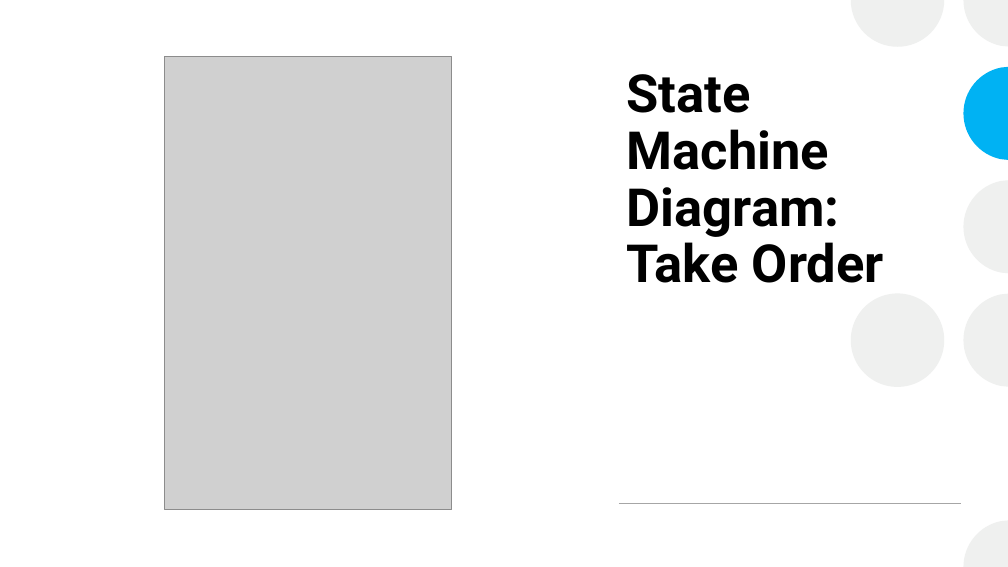
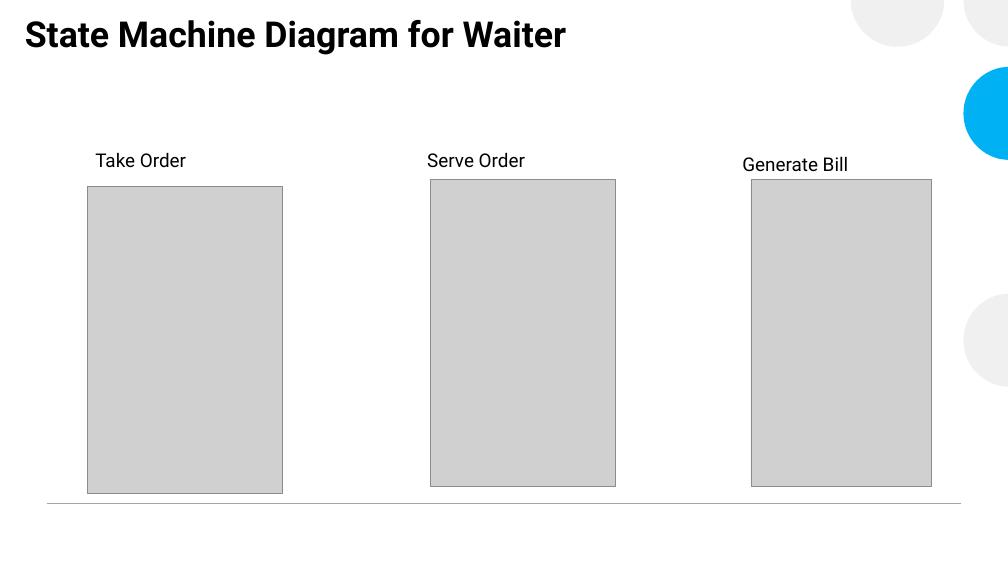
Before and after one commit to CheetoBuri/Restuarant-Information-System, a slide deck: slide 18 of Restaurant Information System.pptx (slide 20 before the commit). Drawn at 1008x567 pixels with LibreOffice and Linux fonts; fonts in the diff are those of the drawing; grey boxes stand for pictures. Boxes give left, top, right and bottom in pixels: in the first picture for what was removed or moved away, otherwise in the second. Text is boxed around its words. In the diff, an @@ line names an element or a change of style, - is before the commit and + after.

```diff
--- a/Restaurant Information System.pptx
+++ b/Restaurant Information System.pptx
@@ title at bbox=[25, 20, 566, 55]: text changed; size 50 to 34 pt @@
-State Machine Diagram: Take Order
+State Machine Diagram for Waiter
@@ text added at bbox=[95, 152, 186, 168], 18 pt, text #000000 @@
+Take Order
@@ text added at bbox=[427, 152, 525, 168], 18 pt, text #000000 @@
+Serve Order
@@ picture added at bbox=[431, 179, 616, 486] @@
@@ text added at bbox=[742, 156, 849, 172], 18 pt, text #000000 @@
+Generate Bill
@@ picture added at bbox=[751, 179, 932, 486] @@
@@ picture: place and size @@
-picture at bbox=[165, 57, 451, 510]
+picture at bbox=[88, 187, 282, 494]
@@ ellipse removed at bbox=[851, 293, 944, 387] @@
@@ line added from (47, 504) to (961, 504), #A6A6A6 1 pt @@
```
Also in this commit, not shown: 3 other slides changed, 4 slides added, 8 slides removed, 2 other files.
